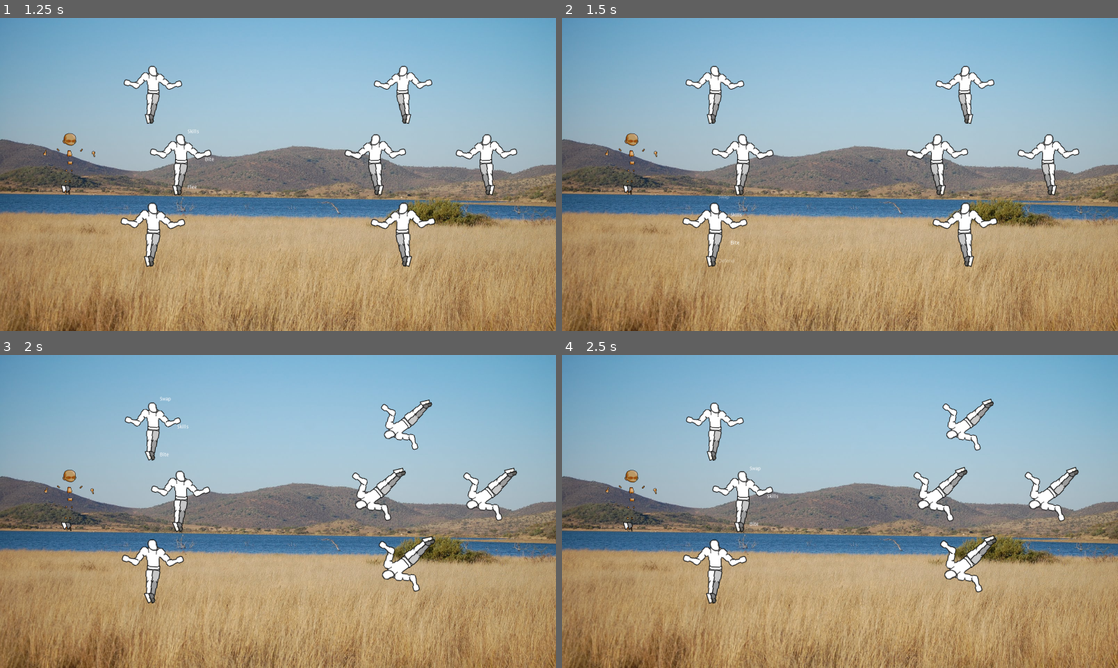
Above: before the commit, frames 1-4 (two rows, left to right).
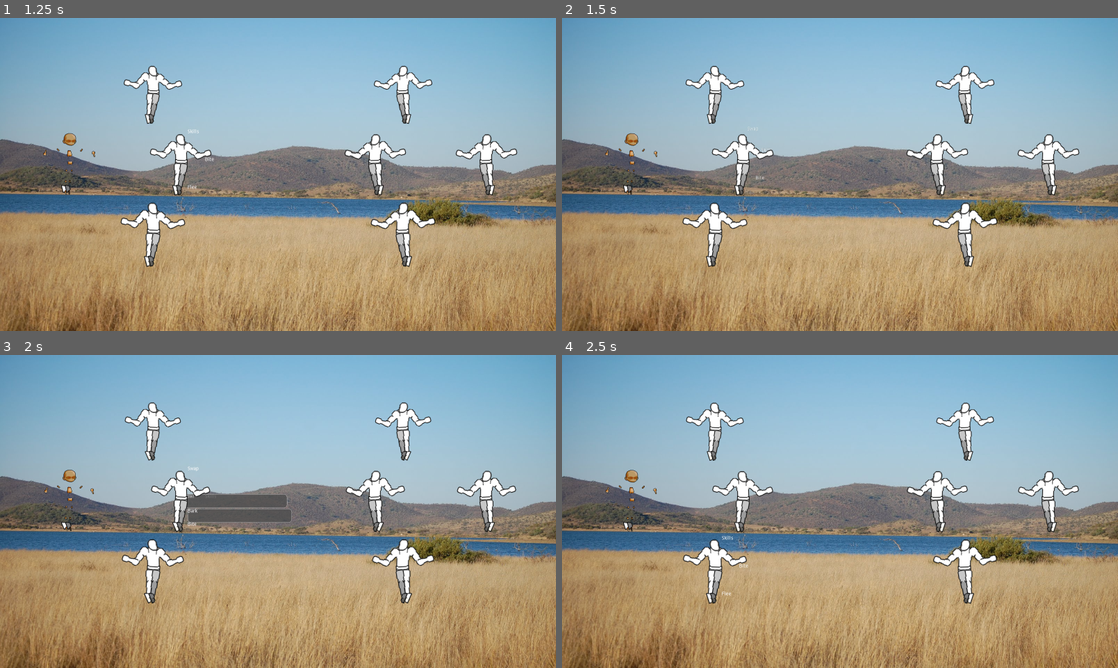
Above: after the commit, the same moments.

Repository: AndreMoukarzel/Soulless
Game: Godot game, scene res://Scenes/Combat/Combat.tscn
The game is run twice, just before and just after one commit, with the same random seed, the same clock (stepped at 60 frames per second) and the same inputs.
Inputs:
- Up to frame 1 (1.25 s): tap Enter (ui_accept) at 0.5 s; hold Right (ui_right) from 0.53 s (still down); hold Enter (ui_accept) from 0.53 s (still down)
- Up to frame 2 (1.5 s): release Right (ui_right) at 1.28 s; release Enter (ui_accept) at 1.28 s; hold Down (ui_down) from 1.28 s (still down); tap Enter (ui_accept) at 1.35 s
- Up to frame 3 (2 s): keep holding Down (ui_down); tap Enter (ui_accept) at 1.52, 1.82 s
- Up to frame 4 (2.5 s): release Down (ui_down) at 2.03 s; hold Right (ui_right) from 2.03 s (still down); hold Enter (ui_accept) from 2.03 s (still down)

Frame 1 is identical in both runs. In frame 2, less than 0.1% of the frame differs, in the area x 28-37%, y 34-79%; in frame 3, 4.8%, in the area x 28-93%, y 13-80%; in frame 4, 3.5%.

Commit message:
ActionSelector Update
- Fixed #11
- Corrected player being able to change selection faster than spin,
causing visual crunching of names
- Corrected names of Ocult Labels being set incorrectly

Diff:
--- a/Scenes/Combat/ActionSelector.tscn
+++ b/Scenes/Combat/ActionSelector.tscn
@@ -1,6 +1,43 @@
-[gd_scene load_steps=2 format=2]
+[gd_scene load_steps=5 format=2]
 
 [ext_resource path="res://Scripts/Combat/ActionSelector.gd" type="Script" id=1]
+[ext_resource path="res://Resources/Combat/SkillMenuBg.png" type="Texture" id=2]
+
+[sub_resource type="Animation" id=1]
+
+resource_name = "highlight"
+length = 1.0
+loop = true
+step = 0.1
+tracks/0/type = "value"
+tracks/0/path = NodePath("Node2D:position")
+tracks/0/interp = 1
+tracks/0/loop_wrap = true
+tracks/0/imported = false
+tracks/0/keys = {
+"times": PoolRealArray( 0, 0.5 ),
+"transitions": PoolRealArray( 1, 1 ),
+"update": 0,
+"values": [ Vector2( -10, 0 ), Vector2( -20, 0 ) ]
+}
+
+[sub_resource type="Animation" id=2]
+
+resource_name = "idle"
+length = 0.01
+loop = false
+step = 0.1
+tracks/0/type = "value"
+tracks/0/path = NodePath("Node2D:position")
+tracks/0/interp = 1
+tracks/0/loop_wrap = true
+tracks/0/imported = false
+tracks/0/keys = {
+"times": PoolRealArray( 0 ),
+"transitions": PoolRealArray( 1 ),
+"update": 0,
+"values": [ Vector2( 0, 0 ) ]
+}
 
 [node name="ActionSelector" type="Node2D"]
 
@@ -121,3 +158,199 @@
 playback/active = false
 playback/repeat = false
 playback/speed = 1.0
+
+[node name="SkillsSubmenu" type="Node2D" parent="."]
+
+editor/display_folded = true
+visible = false
+
+[node name="Skill0" type="Node2D" parent="SkillsSubmenu"]
+
+editor/display_folded = true
+
+[node name="Node2D" type="Node2D" parent="SkillsSubmenu/Skill0"]
+
+editor/display_folded = true
+position = Vector2( -10, 0 )
+
+[node name="BackGround" type="Sprite" parent="SkillsSubmenu/Skill0/Node2D"]
+
+modulate = Color( 1, 1, 1, 0.784314 )
+texture = ExtResource( 2 )
+centered = false
+
+[node name="Icon" type="Sprite" parent="SkillsSubmenu/Skill0/Node2D"]
+
+[node name="Name" type="Label" parent="SkillsSubmenu/Skill0/Node2D"]
+
+anchor_left = 0.0
+anchor_top = 0.0
+anchor_right = 0.0
+anchor_bottom = 0.0
+margin_right = 40.0
+margin_bottom = 14.0
+rect_pivot_offset = Vector2( 0, 0 )
+rect_clip_content = false
+mouse_filter = 2
+size_flags_horizontal = 1
+size_flags_vertical = 4
+percent_visible = 1.0
+lines_skipped = 0
+max_lines_visible = -1
+
+[node name="Cost" type="Label" parent="SkillsSubmenu/Skill0/Node2D"]
+
+anchor_left = 0.0
+anchor_top = 0.0
+anchor_right = 0.0
+anchor_bottom = 0.0
+margin_right = 40.0
+margin_bottom = 14.0
+rect_pivot_offset = Vector2( 0, 0 )
+rect_clip_content = false
+mouse_filter = 2
+size_flags_horizontal = 1
+size_flags_vertical = 4
+percent_visible = 1.0
+lines_skipped = 0
+max_lines_visible = -1
+
+[node name="AnimationPlayer" type="AnimationPlayer" parent="SkillsSubmenu/Skill0"]
+
+playback_process_mode = 1
+playback_default_blend_time = 0.0
+root_node = NodePath("..")
+anims/highlight = SubResource( 1 )
+anims/idle = SubResource( 2 )
+playback/active = true
+playback/speed = 1.0
+blend_times = [  ]
+autoplay = "idle"
+
+[node name="Skill1" type="Node2D" parent="SkillsSubmenu"]
+
+editor/display_folded = true
+position = Vector2( 0, 42 )
+
+[node name="Node2D" type="Node2D" parent="SkillsSubmenu/Skill1"]
+
+editor/display_folded = true
+position = Vector2( -10, 0 )
+
+[node name="BackGround" type="Sprite" parent="SkillsSubmenu/Skill1/Node2D"]
+
+modulate = Color( 1, 1, 1, 0.784314 )
+texture = ExtResource( 2 )
+centered = false
+
+[node name="Icon" type="Sprite" parent="SkillsSubmenu/Skill1/Node2D"]
+
+[node name="Name" type="Label" parent="SkillsSubmenu/Skill1/Node2D"]
+
+anchor_left = 0.0
+anchor_top = 0.0
+anchor_right = 0.0
+anchor_bottom = 0.0
+margin_right = 40.0
+margin_bottom = 14.0
+rect_pivot_offset = Vector2( 0, 0 )
+rect_clip_content = false
+mouse_filter = 2
+size_flags_horizontal = 1
+size_flags_vertical = 4
+percent_visible = 1.0
+lines_skipped = 0
+max_lines_visible = -1
+
+[node name="Cost" type="Label" parent="SkillsSubmenu/Skill1/Node2D"]
+
+anchor_left = 0.0
+anchor_top = 0.0
+anchor_right = 0.0
+anchor_bottom = 0.0
+margin_right = 40.0
+margin_bottom = 14.0
+rect_pivot_offset = Vector2( 0, 0 )
+rect_clip_content = false
+mouse_filter = 2
+size_flags_horizontal = 1
+size_flags_vertical = 4
+percent_visible = 1.0
+lines_skipped = 0
+max_lines_visible = -1
+
+[node name="AnimationPlayer" type="AnimationPlayer" parent="SkillsSubmenu/Skill1"]
+
+playback_process_mode = 1
+playback_default_blend_time = 0.0
+root_node = NodePath("..")
+anims/highlight = SubResource( 1 )
+anims/idle = SubResource( 2 )
+playback/active = true
+playback/speed = 1.0
+blend_times = [  ]
+autoplay = "idle"
+
+[node name="Skill2" type="Node2D" parent="SkillsSubmenu"]
+
+editor/display_folded = true
+position = Vector2( 0, 84 )
+
+[node name="Node2D" type="Node2D" parent="SkillsSubmenu/Skill2"]
+
+editor/display_folded = true
+position = Vector2( -10, 0 )
+
+[node name="BackGround" type="Sprite" parent="SkillsSubmenu/Skill2/Node2D"]
+
+modulate = Color( 1, 1, 1, 0.784314 )
+texture = ExtResource( 2 )
+centered = false
+
+[node name="Icon" type="Sprite" parent="SkillsSubmenu/Skill2/Node2D"]
+
+[node name="Name" type="Label" parent="SkillsSubmenu/Skill2/Node2D"]
+
+anchor_left = 0.0
+anchor_top = 0.0
+anchor_right = 0.0
+anchor_bottom = 0.0
+margin_right = 40.0
+margin_bottom = 14.0
+rect_pivot_offset = Vector2( 0, 0 )
+rect_clip_content = false
+mouse_filter = 2
+size_flags_horizontal = 1
+size_flags_vertical = 4
+percent_visible = 1.0
+lines_skipped = 0
+max_lines_visible = -1
+
+[node name="Cost" type="Label" parent="SkillsSubmenu/Skill2/Node2D"]
+
+anchor_left = 0.0
+anchor_top = 0.0
+anchor_right = 0.0
+anchor_bottom = 0.0
+margin_right = 40.0
+margin_bottom = 14.0
+rect_pivot_offset = Vector2( 0, 0 )
+rect_clip_content = false
+mouse_filter = 2
+size_flags_horizontal = 1
+size_flags_vertical = 4
+percent_visible = 1.0
+lines_skipped = 0
+max_lines_visible = -1
+
+[node name="AnimationPlayer" type="AnimationPlayer" parent="SkillsSubmenu/Skill2"]
+
+playback_process_mode = 1
+playback_default_blend_time = 0.0
+root_node = NodePath("..")
+anims/highlight = SubResource( 1 )
+anims/idle = SubResource( 2 )
+playback/active = true
+playback/speed = 1.0
+blend_times = [  ]
+autoplay = "idle"
--- a/Scripts/Combat/ActionSelector.gd
+++ b/Scripts/Combat/ActionSelector.gd
@@ -3,6 +3,7 @@
 
 export var DEBUG = 0
 
+const SPINSPD = 0.3
 const HORDIST = 50
 const VERDIST = 80
 var POSCENTER = Vector2( HORDIST, 0 )
@@ -15,48 +16,49 @@
 signal changed_to(name) # Highlighted action changed
 
 var hl = 0 # highlighted action
-var action_num = 2
+var shl = 0 # submenu highlighted action
+var action_num = 0
 var actions = []
 var skills = []
+var in_skills = false
 
 
 func _input(event):
-	if event.is_action_pressed("ui_up"):
-		change_action(-1)
-	elif event.is_action_pressed("ui_down"):
-		change_action(1)
-
-	if event.is_action_pressed("ui_accept"):
-		emit_signal("selected", actions[hl])
-		if DEBUG:
-			print ("Selected ", actions[hl])
-	elif event.is_action_pressed("ui_cancel"): # Equivalent to selecting "Back"
-		pass
-
-
-func relable():
-	get_node("ActionCenter/Label").set_text(actions[hl])
-	get_node("ActionTop/Label").set_text(actions[(hl + 1) % action_num])
-
-	if hl - 1 < 0:
-		get_node("ActionBot/Label").set_text(actions[action_num - 1])
-	else:
-		get_node("ActionBot/Label").set_text(actions[hl - 1])
-
-	if hl - 2 < 0:
-		if action_num - 2 < 0:
-			get_node("ActionTopOcult/Label").set_text(actions[action_num - 1])
-		else:
-			get_node("ActionTopOcult/Label").set_text(actions[action_num - 2])
-	else:
-		get_node("ActionTopOcult/Label").set_text(actions[hl - 2])
-
-	get_node("ActionBotOcult/Label").set_text(actions[(hl + 2) % action_num])
+	if not in_skills:
+		if event.is_action_pressed("ui_up"):
+			change_action(-1)
+		elif event.is_action_pressed("ui_down"):
+			change_action(1)
+
+		if event.is_action_pressed("ui_accept"):
+				if actions[hl] == "Skills":
+					open_skills_submenu()
+				else:
+					emit_signal("selected", actions[hl])
+					if DEBUG:
+						print ("Selected ", actions[hl])
+
+	else: # In skills submenu
+		if event.is_action_pressed("ui_up"):
+			change_skill(-1)
+		elif event.is_action_pressed("ui_down"):
+			change_skill(1)
+
+		if event.is_action_pressed("ui_accept"):
+			close_skills_submenu()
+			emit_signal("selected", skills[shl])
+			if DEBUG:
+				print ("Selected ", skills[shl])
+		elif event.is_action_pressed("ui_cancel"): # Equivalent to selecting "Back"
+			if in_skills:
+				close_skills_submenu()
 
 
 func update_actions(action_list, skill_list):
 	action_num = action_list.size()
 	actions = action_list
+	hl = 0
+	print(action_list) # test
 
 	relable()
 
@@ -66,6 +68,29 @@
 	get_node("ActionTopOcult").set_position(POSTOPOC)
 	get_node("ActionBotOcult").set_position(POSBOTOC)
 
+	update_skills(skill_list)
+
+
+func update_skills(skill_list):
+	skills = skill_list
+	shl = 0
+
+	var i = 0
+	for skill in skill_list:
+		var skill_node = get_node(str("SkillsSubmenu/Skill", i, "/Node2D"))
+
+		skill_node.get_node("Name").set_text(skill)
+
+		i += 1
+
+	for j in range(3):
+		var node = get_node(str("SkillsSubmenu/Skill", j))
+
+		if j > i - 1:
+			node.hide()
+		else:
+			node.show()
+
 
 func enable():
 	set_process_input(true)
@@ -75,6 +100,22 @@
 func disable():
 	set_process_input(false)
 	hide()
+
+
+func relable():
+	get_node("ActionCenter/Label").set_text(actions[hl])
+	get_node("ActionTop/Label").set_text(actions[(hl + 1) % action_num])
+	get_node("ActionTopOcult/Label").set_text(actions[(hl + 2) % action_num])
+
+	if hl - 1 < 0:
+		get_node("ActionBot/Label").set_text(actions[action_num - 1])
+	else:
+		get_node("ActionBot/Label").set_text(actions[hl - 1])
+
+	if hl - 2 < 0:
+		get_node("ActionBotOcult/Label").set_text(actions[action_num + (hl - 2)])
+	else:
+		get_node("ActionBotOcult/Label").set_text(actions[hl - 2])
 
 
 func spin(add):
@@ -85,13 +126,15 @@
 	var top_oc = get_node("ActionTopOcult")
 	var bot_oc = get_node("ActionBotOcult")
 
+	set_process_input(false)
+
 	if add == 1: # Spin Down
-		twn.interpolate_property(center, "position", POSCENTER, POSBOT, 0.4, 0, 2)
-		twn.interpolate_property(top, "position", POSTOP, POSCENTER, 0.4, 0, 2)
-		twn.interpolate_property(bot, "position", POSBOT, POSBOTOC, 0.4, 0, 2)
-		twn.interpolate_property(bot, "modulate",Color(1, 1, 1, 1), Color(1, 1, 1, 0), 0.4, 0, 2)
-		twn.interpolate_property(top_oc, "position", POSTOPOC, POSTOP, 0.4, 0, 2)
-		twn.interpolate_property(top_oc, "modulate",Color(1, 1, 1, 0), Color(1, 1, 1, 1), 0.4, 0, 2)
+		twn.interpolate_property(center, "position", POSCENTER, POSBOT, SPINSPD, 0, 2)
+		twn.interpolate_property(top, "position", POSTOP, POSCENTER, SPINSPD, 0, 2)
+		twn.interpolate_property(bot, "position", POSBOT, POSBOTOC, SPINSPD, 0, 2)
+		twn.interpolate_property(bot, "modulate",Color(1, 1, 1, 1), Color(1, 1, 1, 0), SPINSPD, 0, 2)
+		twn.interpolate_property(top_oc, "position", POSTOPOC, POSTOP, SPINSPD, 0, 2)
+		twn.interpolate_property(top_oc, "modulate",Color(1, 1, 1, 0), Color(1, 1, 1, 1), SPINSPD, 0, 2)
 
 		twn.start()
 
@@ -102,12 +145,12 @@
 		bot.set_name("ActionBotOcult")
 		center.set_name("ActionBot")
 	else: # Spin Up
-		twn.interpolate_property(center, "position", POSCENTER, POSTOP, 0.4, 0, 2)
-		twn.interpolate_property(top, "position", POSTOP, POSTOPOC, 0.4, 0, 2)
-		twn.interpolate_property(top, "modulate",Color(1, 1, 1, 1), Color(1, 1, 1, 0), 0.4, 0, 2)
-		twn.interpolate_property(bot, "position", POSBOT, POSCENTER, 0.4, 0, 2)
-		twn.interpolate_property(bot_oc, "position", POSBOTOC, POSBOT, 0.4, 0, 2)
-		twn.interpolate_property(bot_oc, "modulate",Color(1, 1, 1, 0), Color(1, 1, 1, 1), 0.4, 0, 2)
+		twn.interpolate_property(center, "position", POSCENTER, POSTOP, SPINSPD, 0, 2)
+		twn.interpolate_property(top, "position", POSTOP, POSTOPOC, SPINSPD, 0, 2)
+		twn.interpolate_property(top, "modulate",Color(1, 1, 1, 1), Color(1, 1, 1, 0), SPINSPD, 0, 2)
+		twn.interpolate_property(bot, "position", POSBOT, POSCENTER, SPINSPD, 0, 2)
+		twn.interpolate_property(bot_oc, "position", POSBOTOC, POSBOT, SPINSPD, 0, 2)
+		twn.interpolate_property(bot_oc, "modulate",Color(1, 1, 1, 0), Color(1, 1, 1, 1), SPINSPD, 0, 2)
 
 		twn.start()
 
@@ -117,6 +160,9 @@
 		top_oc.set_name("ActionBotOcult")
 		top.set_name("ActionTopOcult")
 		center.set_name("ActionTop")
+
+	yield(twn, "tween_completed")
+	set_process_input(true)
 
 	relable()
 
@@ -132,3 +178,27 @@
 	emit_signal("changed_to", actions[hl])
 	if DEBUG:
 		print ("Changed_to ", actions[hl])
+
+
+func change_skill(add):
+	get_node(str("SkillsSubmenu/Skill", shl, "/AnimationPlayer")).play("idle")
+	shl = (shl + add) % skills.size()
+	if shl < 0:
+		shl = skills.size() - 1
+	get_node(str("SkillsSubmenu/Skill", shl, "/AnimationPlayer")).play("highlight")
+
+
+func open_skills_submenu():
+	if skills.size() == 0:
+		# Unit has no skills
+		return 0
+
+	in_skills = true
+	get_node(str("SkillsSubmenu/Skill", shl, "/AnimationPlayer")).play("highlight")
+	get_node("SkillsSubmenu").show()
+
+
+func close_skills_submenu():
+	in_skills = false
+	get_node(str("SkillsSubmenu/Skill", shl, "/AnimationPlayer")).play("idle")
+	get_node("SkillsSubmenu").hide()
--- a/Scripts/Global/Units.gd
+++ b/Scripts/Global/Units.gd
@@ -24,14 +24,14 @@
 		RACE : "Kobold",
 		ATR : [3, 1, 10], # [ATK, DEF, HP]
 		BASEATK : "Bite",
-		SKILLS : ["Defense", "Swap", "Flee"]
+		SKILLS : ["Howl", "Bark"]
 	},
 	{ # ID = 1
 		NAME : "Soulless",
 		RACE : "Soulless",
 		ATR : [5, 5, 5], # [ATK, DEF, HP]
 		BASEATK : "Scratch",
-		SKILLS : ["Pounce", "Swap", "Defense", "Flee"]
+		SKILLS : ["Pounce", "Swiggity Swoogity"]
 	}
 ]
 
Binary file added: Resources/Combat/SkillMenuBg.png
Not shown, added: Resources/Combat/SkillMenuBg.png.import
